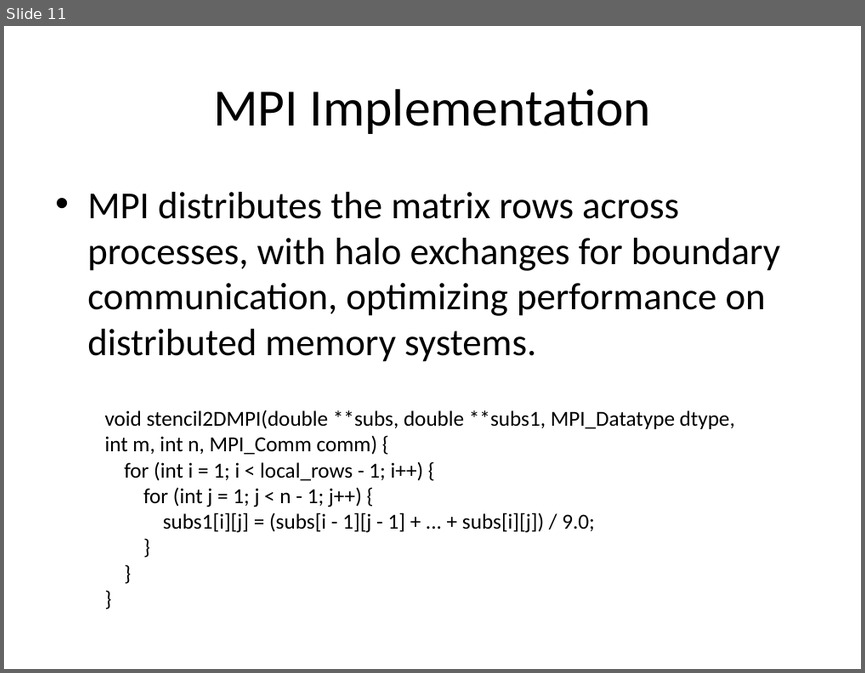
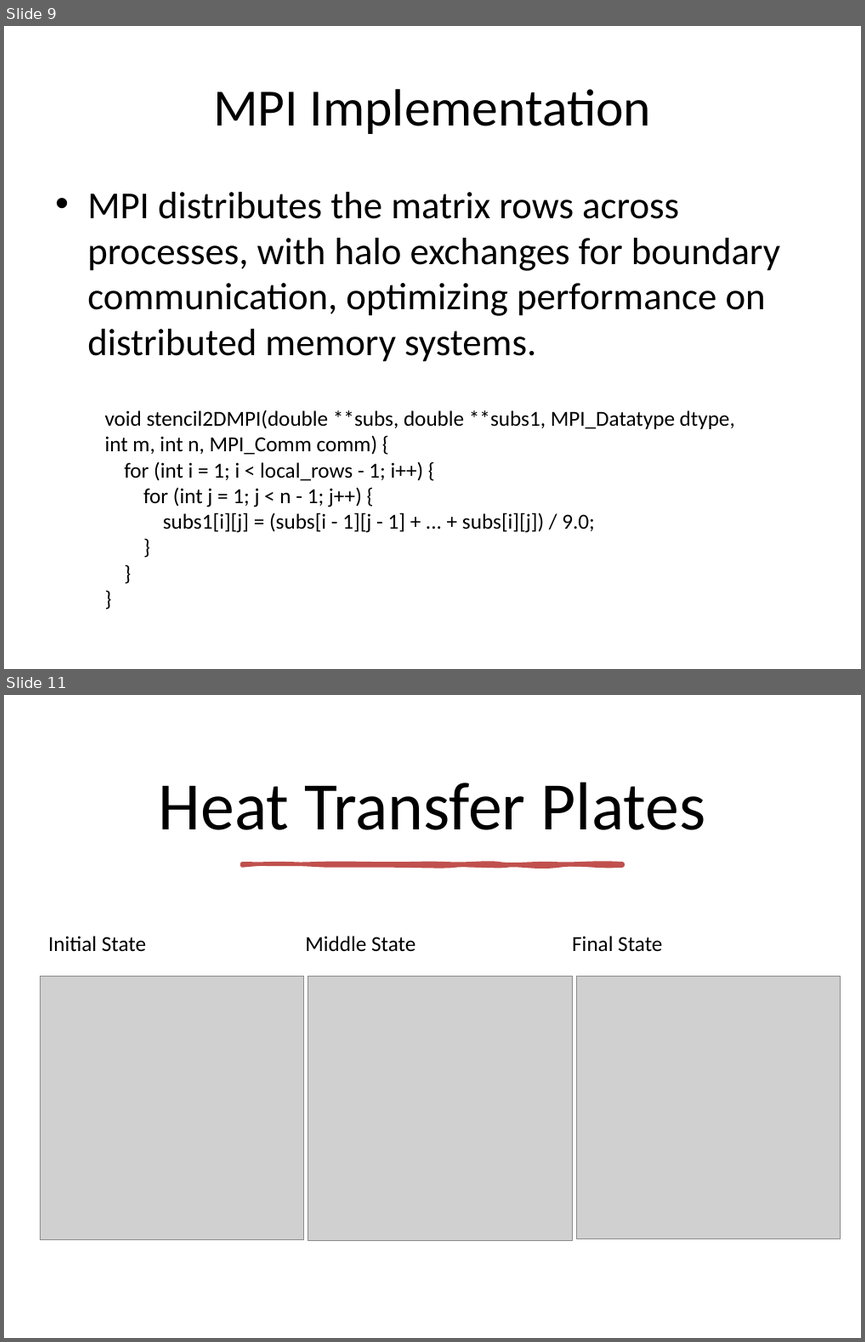
Before and after one commit to DevinDGuo/Final_Group_Project, a slide deck: Presentation/FINAL_PRESENTATION.pptx. Shown one above the other, each under a label of ours: slide 11 before the commit, slides 9 and 11 after it; the slides between them are not shown. The pictures are 865x673 and 865x1342 pixels, drawn with LibreOffice and Linux fonts; fonts in the diff are those of the drawing; grey boxes stand for pictures. Boxes give left, top, right and bottom in pixels: in the first picture for what was removed or moved away, otherwise in the second. Text is boxed around its words. In the diff, an @@ line names an element or a change of style, - is before the commit and + after.

```diff
--- a/Presentation/FINAL_PRESENTATION.pptx
+++ b/Presentation/FINAL_PRESENTATION.pptx
@@ slide 11 added at (4, 695, 861, 1338), background #FFFFFF @@
@@ title added at (159, 782, 706, 830), 57 pt, text #000000 @@
+Heat Transfer Plates
@@ freeform shape added at (242, 864, 623, 866), fill #C0504D, outline #C0504D 3.25 pt @@
@@ text added at (48, 936, 662, 951), 18 pt, text #000000 @@
+Initial State Middle State Final State
@@ picture added at (40, 976, 304, 1240) @@
@@ picture added at (308, 976, 572, 1240) @@
@@ picture added at (576, 976, 840, 1238) @@
@@ what was slide 11 is now slide 9 @@
```
Also in this commit, not shown: 2 slides changed, 1 other slide added, 36 other files.
